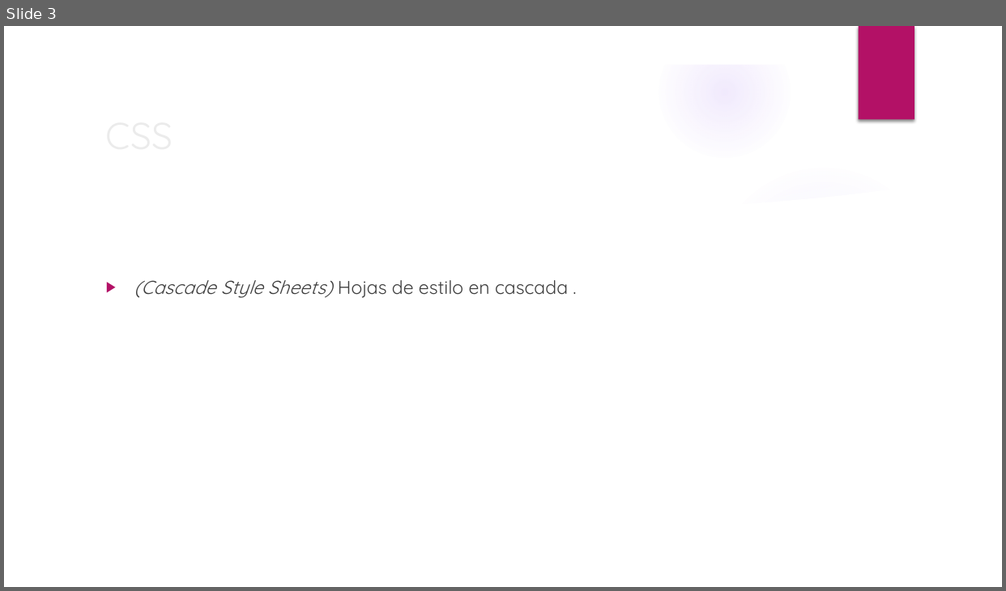
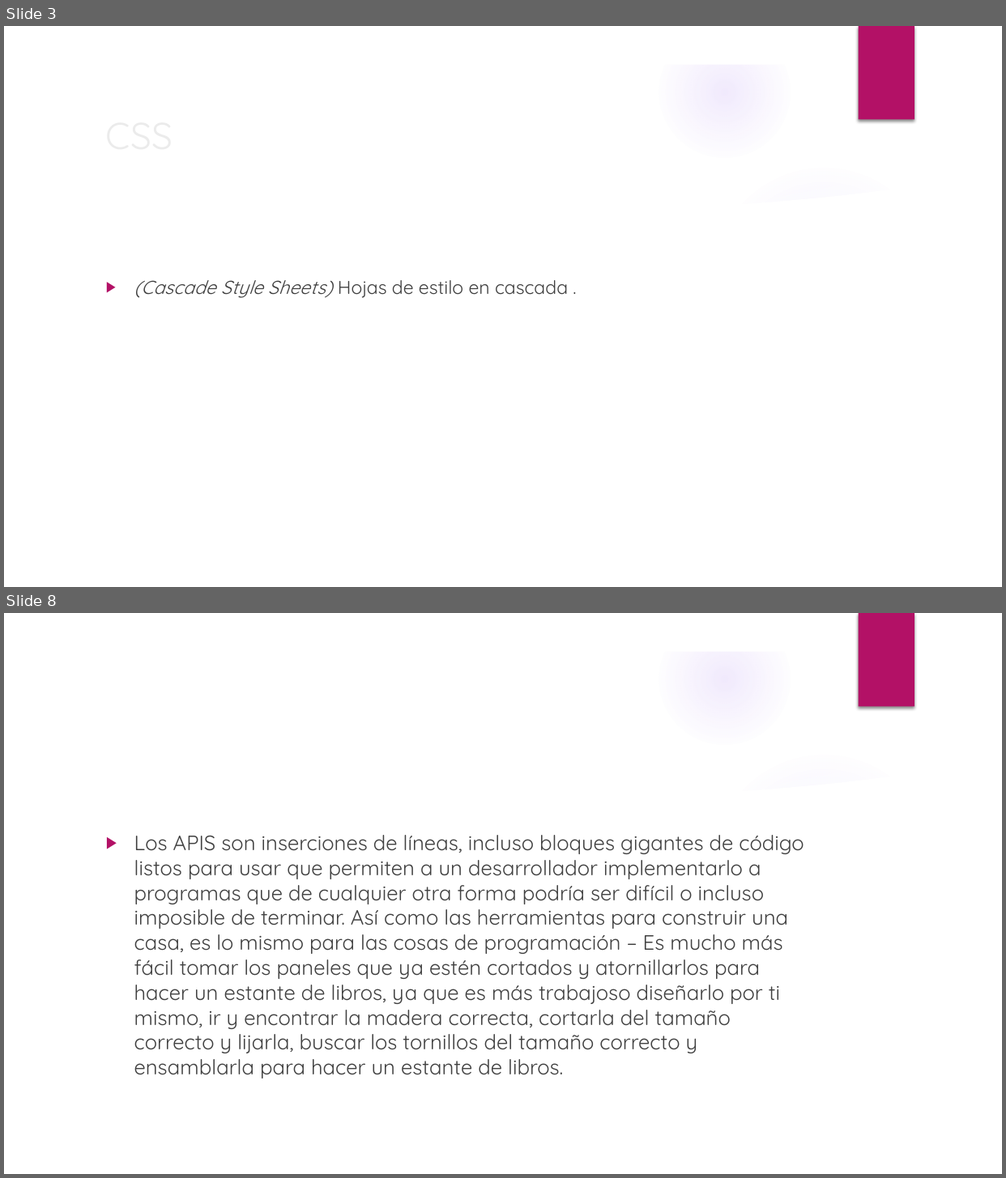
Before and after one commit to stealth14/Web-Transicion-Gradiente, a slide deck: diapositivas CSS.pptx. Shown one above the other, each under a label of ours: slide 3 before the commit, slides 3 and 8 after it; the slides between them are not shown. The pictures are 1006x591 and 1006x1178 pixels, drawn with LibreOffice and Linux fonts; fonts in the diff are those of the drawing; background and template pictures are left out. Boxes give left, top, right and bottom in pixels: in the first picture for what was removed or moved away, otherwise in the second. Text is boxed around its words. In the diff, an @@ line names an element or a change of style, - is before the commit and + after.

```diff
--- a/diapositivas CSS.pptx
+++ b/diapositivas CSS.pptx
@@ slide 8 added at (4, 613, 1002, 1174), background picture (left out); not listed: 9 template elements that a slide beside it also shows @@
@@ text added at (134, 835, 803, 1079), 20 pt, text #404040 @@
+▶ Los APIS son inserciones de líneas, incluso bloques gigantes de código listos para usar que permiten a un desarrollador implementarlo a programas que de cualquier otra forma podría ser difícil o incluso imposible de terminar. Así como las herramientas para construir una casa, es lo mismo para las cosas de programación – Es mucho más fácil tomar los paneles que ya estén cortados y atornillarlos para hacer un estante de libros, ya que es más trabajoso diseñarlo por ti mismo, ir y encontrar la madera correcta, cortarla del tamaño correcto y lijarla, buscar los tornillos del tamaño correcto y ensamblarla para hacer un estante de libros.
```
Also in this commit, not shown: 1 slide changed, 5 other slides added.
